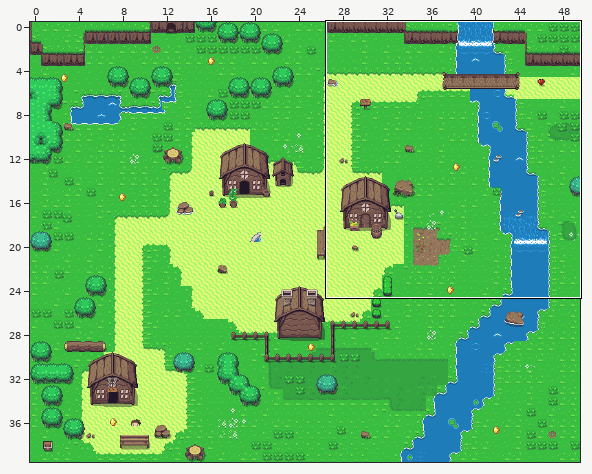
Level history. Tiled map (JSON): assets/tilemap/level1.json. Above, an overview of the earlier version with the close-up marked.
Close-up. As it was:
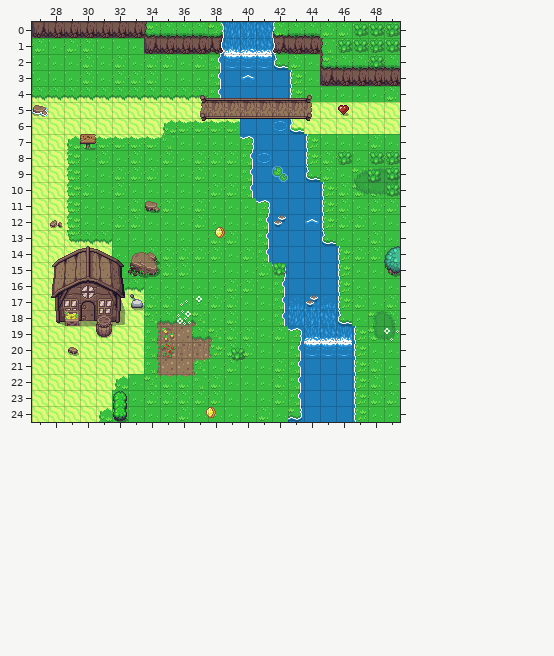
Cells are 16x16 px. Shown: x 27..49, y 0..24. The commit also changed other parts of the map, which this record leaves out.
The same view after the edit:
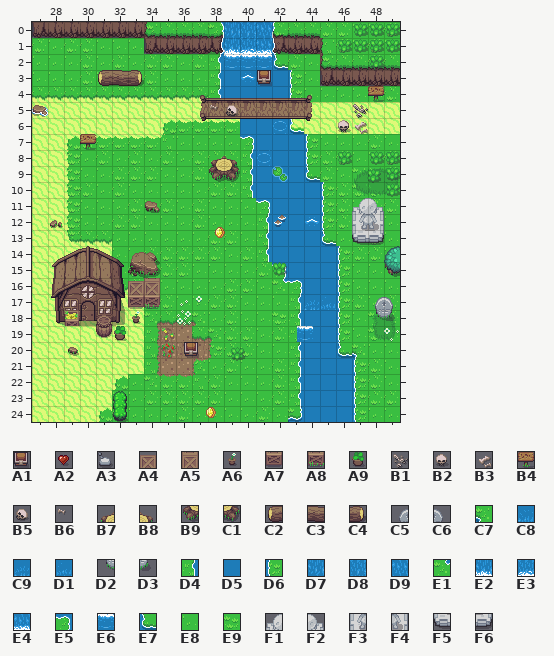
Key: from "objects": A1 0, A2 99, A3 299; from "overworld": A4 30, A5 31, A6 35, A7 70, A8 71, A9 75, B1 107, B2 108, B3 109, B4 114, B5 147, B6 148, B7 151, B8 152, B9 191, C1 192, C2 203, C3 204, C4 205, C5 235, C6 236, C7 244, C8 258, C9 259, D1 260, D2 275, D3 276, D4 282, D5 283, D6 284, D7 298, D8 299, D9 300, E1 322, E2 338, E3 339, E4 340, E5 363, E6 378, E7 402, E8 405, E9 407, F1 1248, F2 1249, F3 1288, F4 1289, F5 1328, F6 1329.
__ is an empty cell.
Objects are placed by their top-left corner, in cells (3,4 is the top-left corner of cell 3,4); size is 1x1 cell unless given.
Tiles replaced or removed in this view: C8, C9, D4, D5, D6, D7, D8, D9, E2, E3, E4, E5, E6, E7.
The edit:
Changed rows in their new state; .. is an unchanged cell.
Layer "background":
first column x 42:
16 E1 E5 .. .. .. ..
17 E8 D4 D5 .. .. ..
18 E9 D4 D5 D5 D6 ..
19 .. D4 D5 D5 D6 E8
20 .. .. D5 D5 E7 C7
Layer "details":
first column x 31:
 3 C2 C3 C4
first column x 47:
11 F1 F2
12 F3 F4
13 F5 F6
Layer "details2":
first column x 38:
 4 .. .. .. .. .. .. .. .. .. .. B4
 5 B6 B5 .. .. .. .. .. .. .. B1 ..
 6 .. .. .. .. .. .. .. .. B2 B3 ..
 8 B7 B8 .. .. .. .. .. .. .. .. ..
 9 B9 C1 .. .. .. .. .. .. .. .. ..
first column x 32:
16 .. A4 A5 .. .. .. .. .. .. .. .. .. .. .. .. .. .. ..
17 .. A7 A8 .. .. .. .. .. .. .. .. .. .. .. .. .. C5 C6
18 .. A6 .. .. .. .. .. .. .. .. .. .. .. .. .. .. D2 D3
19 A9 .. .. .. .. .. .. .. .. .. .. .. .. .. .. .. .. ..
Layer "objects":
added: A1 "monster2Spawn" at 41.1,3
added: C9 "waterfallAnim" at 44,17
added: D1 "waterfall2.Anim" at 45,17
added: E6 "waterfall-bAnim2" at 43.6,19
added: A1 "arylSpawn" at 36.5,20
removed: A2 "heart1" at 46,5
removed: A3 "switch1" at 33.1,17
